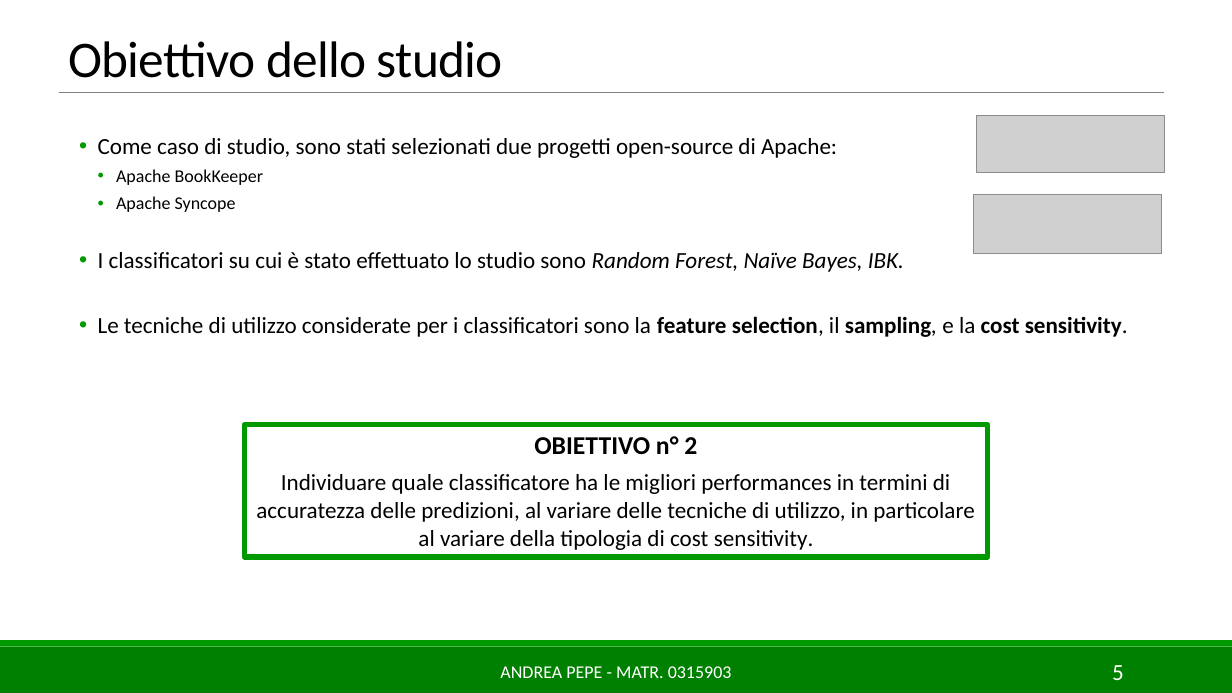
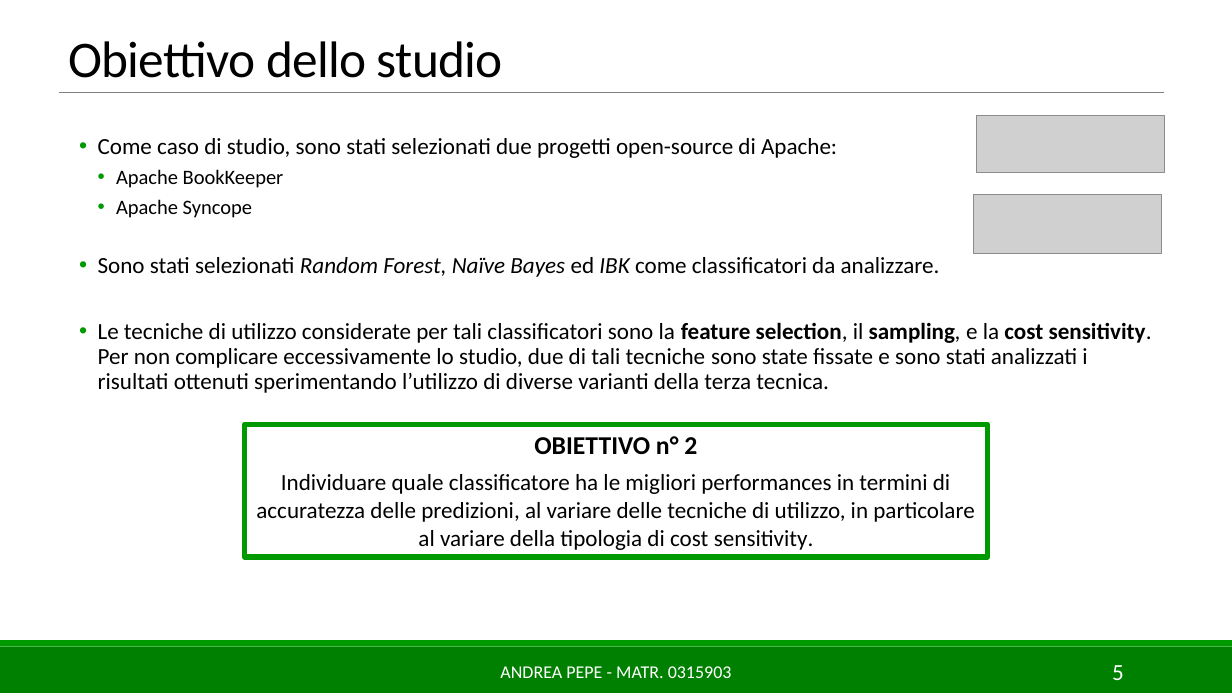
Before and after one commit to AndreaPepe/ISW2_Deliverables, a slide deck: slide 5 of ML/Slides/MLforSE_AndreaPepe_0315903.pptx. Drawn at 1232x693 pixels with LibreOffice and Linux fonts; fonts in the diff are those of the drawing; grey boxes stand for pictures. Boxes give left, top, right and bottom in pixels: in the first picture for what was removed or moved away, otherwise in the second. Text is boxed around its words. In the diff, an @@ line names an element or a change of style, - is before the commit and + after.

```diff
--- a/ML/Slides/MLforSE_AndreaPepe_0315903.pptx
+++ b/ML/Slides/MLforSE_AndreaPepe_0315903.pptx
@@ text at bbox=[116, 169, 284, 218]: size 14 to 16 pt in "Apache BookKeeper", "Apache Syncope" @@
@@ text at bbox=[98, 257, 1152, 393]: text changed @@
-  • I classificatori su cui è stato effettuato lo studio sono Random Forest, Naïve Bayes, IBK.
-  • Le tecniche di utilizzo considerate per i classificatori sono la feature selection, il sampling, e la cost sensitivity.
+  • Sono stati selezionati Random Forest, Naïve Bayes ed IBK come classificatori da analizzare.
+  • Le tecniche di utilizzo considerate per tali classificatori sono la feature selection, il sampling, e la cost sensitivity. Per non complicare eccessivamente lo studio, due di tali tecniche sono state fissate e sono stati analizzati i risultati ottenuti sperimentando l’utilizzo di diverse varianti della terza tecnica.
```
Also in this commit, not shown: 10 other slides changed, 4 other files.
